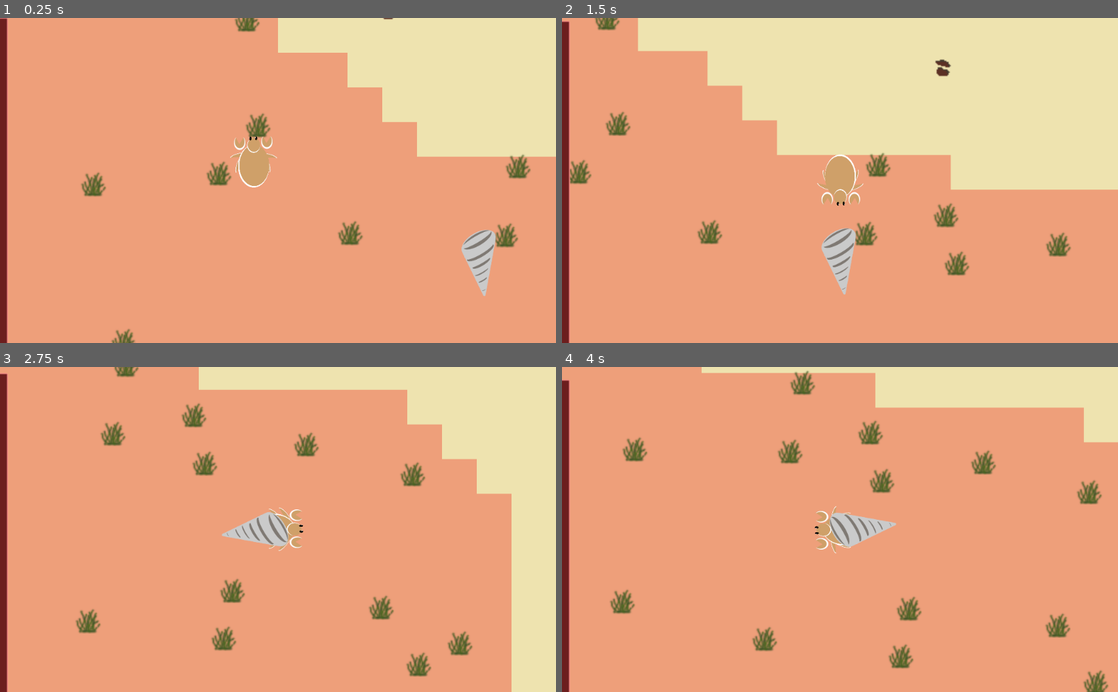
Above: before the commit, frames 1-4 (two rows, left to right).
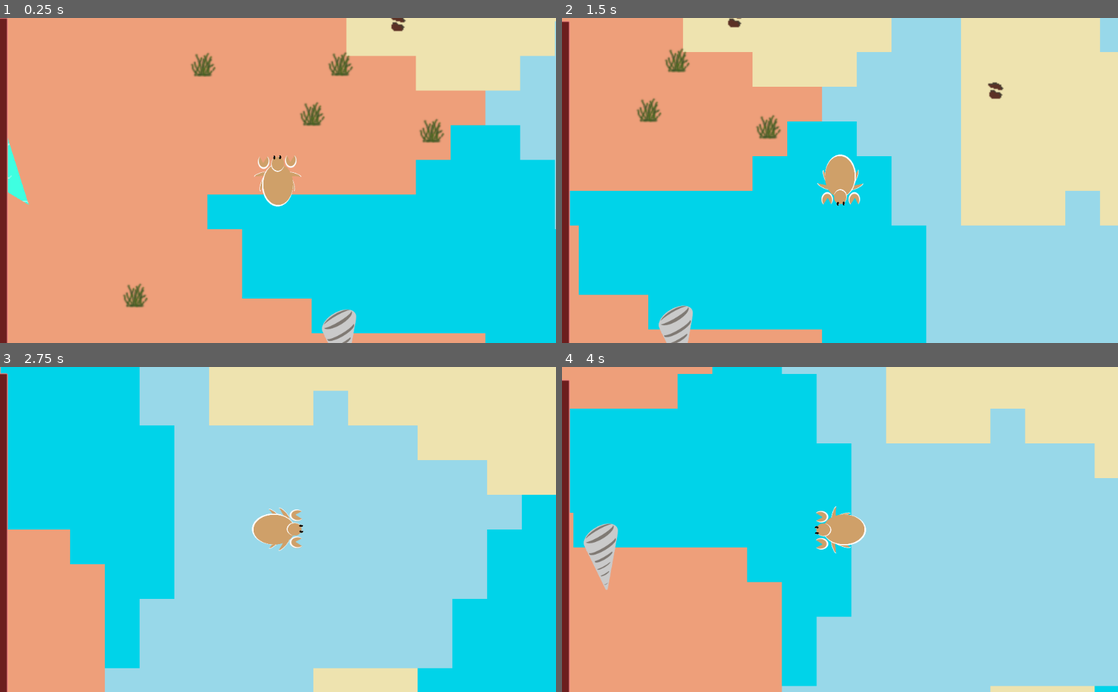
Above: after the commit, the same moments.

Repository: mtaubert/hermit
Game: Godot game, scene res://Scenes/Game.tscn
Same seed, same stepped clock (60 frames per second), same inputs: the game is played once before the commit and once after it.
Inputs (mouse positions are in pixels of both pictures, inside the frame that each line leads up to):
- Up to frame 1 (0.25 s): no input
- Up to frame 2 (1.5 s): move the mouse to (962, 164) at 0.52 s; hold D (move_right) 0.53-1.28 s; hold F (interact) 0.53-1.28 s; click (962, 164) at 0.67 s; move the mouse to (728, 196) at 1.27 s; hold S (move_down) from 1.28 s (still down); tap F (interact) at 1.35 s
- Up to frame 3 (2.75 s): tap F (interact) at 2 s; move the mouse to (333, 458) at 2.02 s; release S (move_down) at 2.03 s; hold D (move_right) from 2.03 s (still down); hold F (interact) from 2.03 s (still down)
- Up to frame 4 (4 s): move the mouse to (812, 594) at 2.77 s; release D (move_right) at 2.78 s; release F (interact) at 2.78 s; hold W (move_up) 2.78-3.53 s; tap F (interact) at 2.85 s; click (812, 594) at 2.92 s; move the mouse to (1006, 578) at 3.52 s; hold A (move_left) from 3.53 s (still down); hold F (interact) from 3.53 s (still down)

The runs differ from the first frame. In frame 1, 39% of the frame differs, in the area x 1-100%, y 0-100%; in frame 2, 61%; in frame 3, 80%, in the area x 0-100%, y 0-100%; in frame 4, 74%.

Commit message:
player spawns dynamically now

Diff:
--- a/Scenes/Game.tscn
+++ b/Scenes/Game.tscn
@@ -1,10 +1,8 @@
-[gd_scene load_steps=8 format=2]
+[gd_scene load_steps=6 format=2]
 
 [ext_resource path="res://Scripts/Game.gd" type="Script" id=1]
 [ext_resource path="res://Assets/world_tiles.tres" type="TileSet" id=2]
 [ext_resource path="res://Scripts/World.gd" type="Script" id=3]
-[ext_resource path="res://Scenes/Prefabs/collectible_shell.tscn" type="PackedScene" id=4]
-[ext_resource path="res://Scenes/Prefabs/player_crab.tscn" type="PackedScene" id=5]
 
 [sub_resource type="Image" id=3]
 data = {
@@ -30,17 +28,12 @@
 
 [node name="Sorter" type="YSort" parent="World"]
 
-[node name="Node2D2" parent="World/Sorter" instance=ExtResource( 4 )]
-position = Vector2( 890.837, 444.665 )
-
-[node name="player" parent="World/Sorter" instance=ExtResource( 5 )]
-position = Vector2( 465.768, 227.608 )
-
 [node name="Polygon2D" type="Polygon2D" parent="World"]
-visible = false
-position = Vector2( 68.4956, 286.25 )
+position = Vector2( 1037.67, 223.766 )
+scale = Vector2( 1.6311, 1.79736 )
 texture = SubResource( 2 )
-polygon = PoolVector2Array( 133.296, 141.313, 92.5978, 365.906, 1024.13, 1044.21, 1016.6, 180.503, 481.491, -4.89922, 142.34, 61.4237 )
+invert_border = 0.1
+polygon = PoolVector2Array( -91.2006, 260.735, -281.147, 430.649, -236.509, 455.026, 25.481, 598.1 )
 
 [node name="Temp_Camera" type="Camera2D" parent="."]
 position = Vector2( 5140.88, 2990.27 )
@@ -48,4 +41,3 @@
 drag_margin_h_enabled = false
 
 [connection signal="setup_complete" from="World" to="." method="_on_World_setup_complete"]
-[connection signal="drop_shell" from="World/Sorter/player" to="." method="_on_player_drop_shell"]
--- a/Scripts/Game.gd
+++ b/Scripts/Game.gd
@@ -2,8 +2,6 @@
 
 onready var world := $World
 onready var shell = load("res://Scenes/Prefabs/collectible_shell.tscn")
-func _on_Button_pressed():
-	world.create_new_world()
 
 func _ready():
 	pass
--- a/Scripts/World.gd
+++ b/Scripts/World.gd
@@ -13,6 +13,7 @@
 	randomize()
 	create_new_world()
 
+#Creates the world and sets up all the other world objects
 func create_new_world():
 	world.clear()
 	for cell in get_used_cells():
@@ -32,7 +33,11 @@
 			world[x].append(cellData)
 
 	paint_cells()
+	#setup_water()
+	spawn_objects()
+	spawn_player()
 
+#Draws the tiles to each cell according to the water depth and biome
 func paint_cells():
 	for x in range(worldSize.x):
 		for y in range(worldSize.y):
@@ -58,18 +63,18 @@
 					set_cell(x,y,cell+3)
 				else:
 					set_cell(x,y,cell)
-	setup_water()
 
 func setup_water():
-	spawn_objects()
+	var waterTiles = get_used_cells_by_id(1)
+	$Polygon2D.polygon = PoolVector2Array(waterTiles)
 
 onready var beachObject = load("res://Scenes/Prefabs/Beach_Object.tscn")
 onready var shellObject = load("res://Scenes/Prefabs/collectible_shell.tscn")
 export(float) var objectChance = 0.05
-export(float) var shellChance = 0.001
+export(float) var shellChance = 0.005
 var cellSize = get_cell_size()
 
-
+#Spawns the random objects in the world
 func spawn_objects():
 	print(cellSize)
 	for x in range(worldSize.x):
@@ -84,9 +89,19 @@
 					newBeachObject.position = Vector2(spawnPos.x + rand_range(0, cellSize.x), spawnPos.y + rand_range(0, cellSize.y))
 				if rand_range(0,1) <= shellChance:
 					var newBeachObject = shellObject.instance()
-					#newBeachObject.scale = Vector2(2,2)
-					#newBeachObject.setup(get_cell(x,y))
 					$Sorter.add_child(newBeachObject)
 					var spawnPos =  map_to_world(Vector2(x,y))
 					newBeachObject.position = Vector2(spawnPos.x + rand_range(0, cellSize.x), spawnPos.y + rand_range(0, cellSize.y))
+
+onready var player = load("res://Scenes/Prefabs/player_crab.tscn")
+func spawn_player():
+	var spawned = false
+	while !spawned: #Tries to find a suitable spawn position
+		var spawn = Vector2(randi()%(int(0.2*worldSize.x)), randi()%(int(0.2*worldSize.y))) #Check top left 20% of the map for a spawn point
+		if get_cell(spawn.x, spawn.y) in [0,3]: #Only spawns on sand
+			var newPlayer = player.instance()
+			$Sorter.add_child(newPlayer)
+			newPlayer.position = map_to_world(spawn)
+			newPlayer.set_name("player")
+			spawned = true
 	emit_signal("setup_complete")
Not shown, added: Assets/objects.xcf
